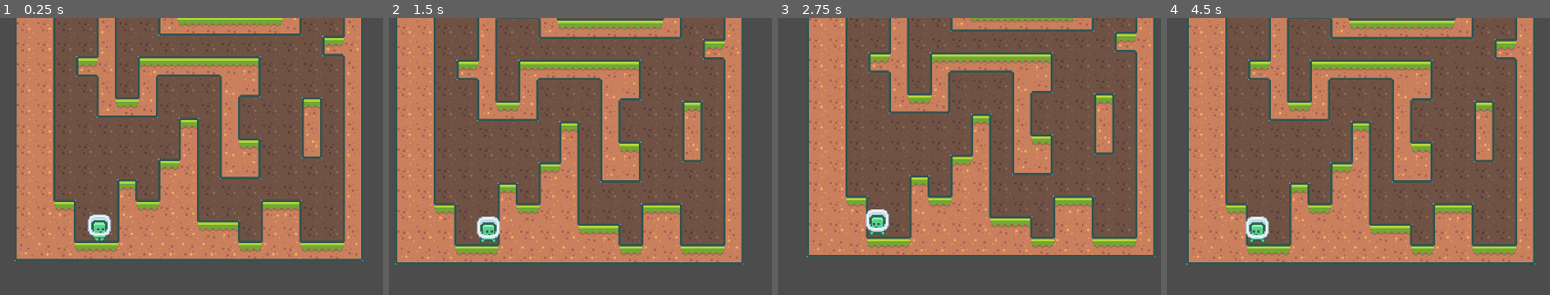
Above: before the commit, frames 1-4 (left to right).
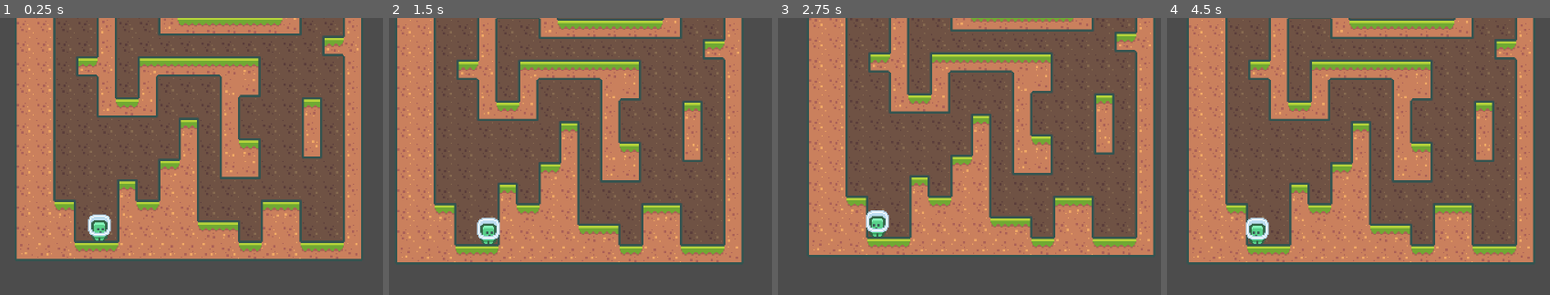
Above: after the commit, the same moments.

Repository: LightBoat9/KenneyJam2021
Game: Godot game, scene res://scenes/game/Game.tscn
The game is run twice, just before and just after one commit, with the same random seed, the same clock (stepped at 60 frames per second) and the same inputs.
Inputs:
- Up to frame 1 (0.25 s): no input
- Up to frame 2 (1.5 s): hold Right (ui_right) from 0.53 s (still down); tap Space (ui_select) at 0.77 s
- Up to frame 3 (2.75 s): tap Space (ui_select) at 1.52 s; release Right (ui_right) at 2.03 s; hold Left (ui_left) from 2.03 s (still down)
- Up to frame 4 (4.5 s): release Left (ui_left) at 2.78 s; hold Right (ui_right) 2.78-4.28 s; tap Space (ui_select) at 3.02, 3.77 s; hold Left (ui_left) from 4.28 s (still down)

The runs differ from the first frame. In frame 1, less than 0.1% of the frame differs, in the area x 3-95%, y 5-88%; in frame 2, 0.4%, in the area x 1-93%, y 7-90%; in frame 3, 0.3%; in frame 4, 0.4%.

Commit message:
Update Player Animation

Diff:
--- a/characters/player/player.gd
+++ b/characters/player/player.gd
@@ -36,6 +36,7 @@
 		animation.stop()
 		sprite.frame = 0
 
+	var was_on_floor = is_on_floor()
 	move_and_slide(velocity, Vector2.UP)
 
 	camera.align()
@@ -43,5 +44,12 @@
 	for i in range(get_slide_count()):
 		var collision = get_slide_collision(i)
 
+		if not was_on_floor and collision.normal == Vector2.UP:
+			sprite.frame = 0
+			if velocity.x != 0:
+				animation.play("walk")
+				animation.seek(0.2)
+
+
 		if collision.normal == Vector2.UP or collision.normal == Vector2.DOWN:
 			velocity.y = 0
Binary file changed: tiles/grass_tiles.png
